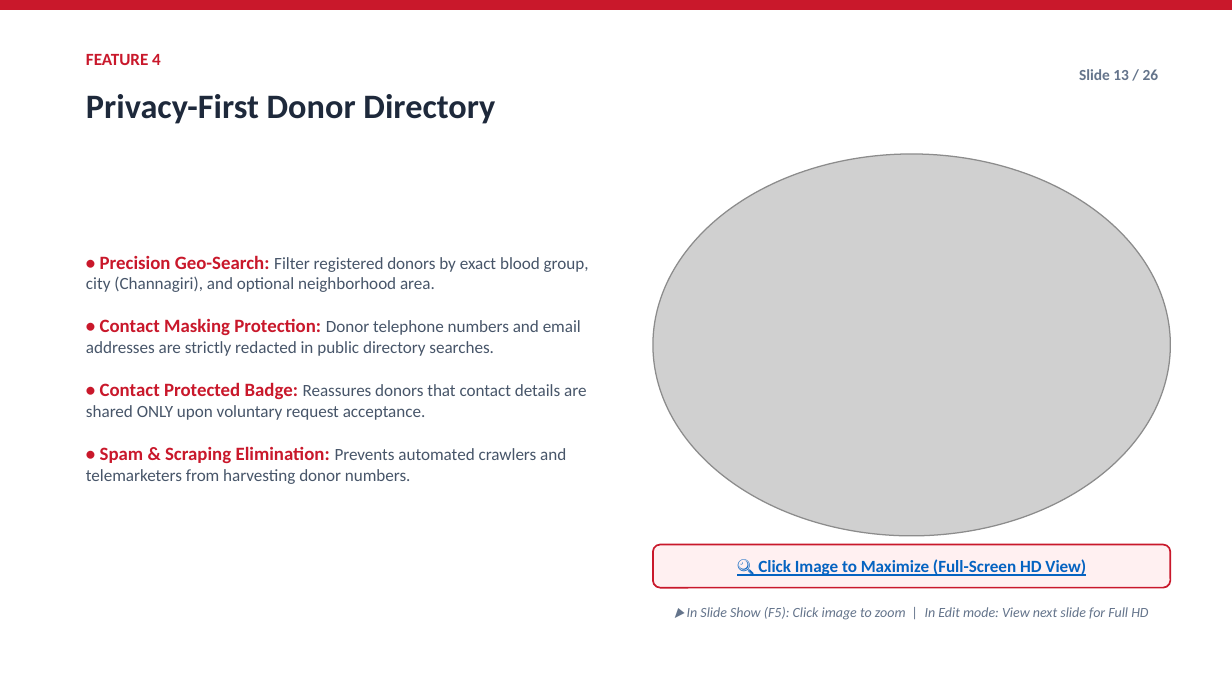
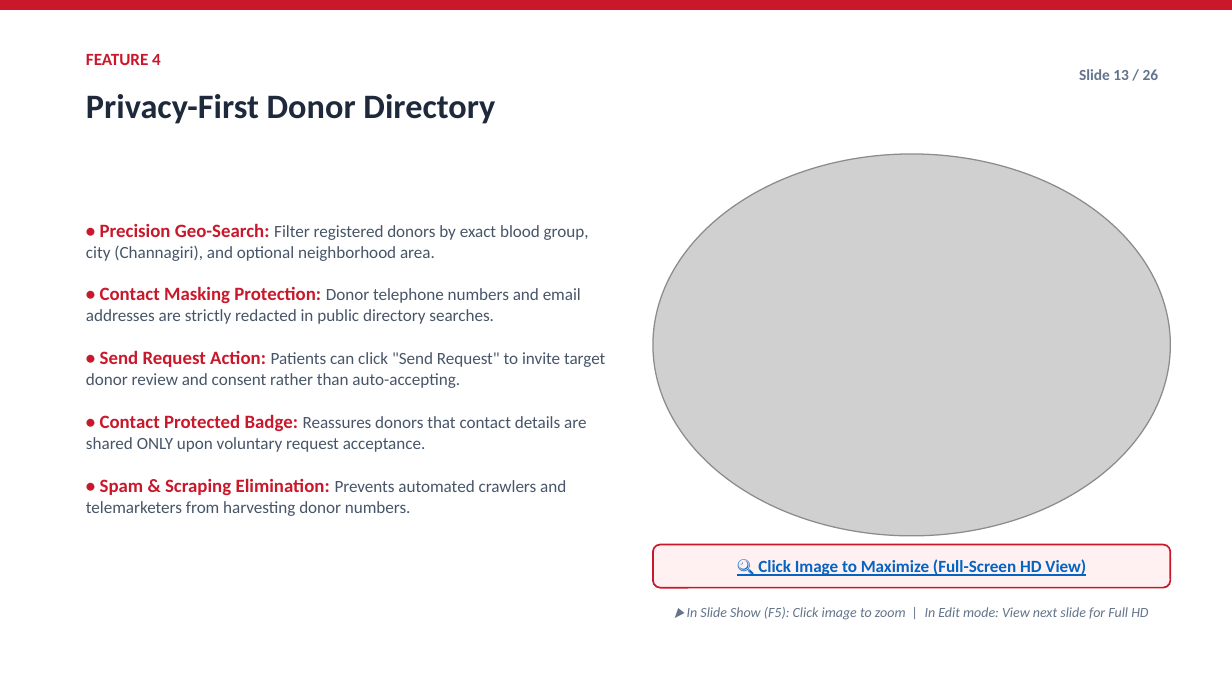
Before and after one commit to mujahidateeb/smart-blood-donor-finder, a slide deck: slide 13 of PRESENTATION_DECK.pptx. Drawn at 1232x693 pixels with LibreOffice and Linux fonts; fonts in the diff are those of the drawing; grey boxes stand for pictures. Boxes give left, top, right and bottom in pixels: in the first picture for what was removed or moved away, otherwise in the second. Text is boxed around its words. In the diff, an @@ line names an element or a change of style, - is before the commit and + after.

Commit message:
Donors process updated

```diff
--- a/PRESENTATION_DECK.pptx
+++ b/PRESENTATION_DECK.pptx
@@ text at [86, 223, 605, 516]: text changed @@
-• Precision Geo-Search: Filter registered donors by exact blood group, city (Channagiri), and optional neighborhood area.
-• Contact Masking Protection: Donor telephone numbers and email addresses are strictly redacted in public directory searches.
-• Contact Protected Badge: Reassures donors that contact details are shared ONLY upon voluntary request acceptance.
-• Spam & Scraping Elimination: Prevents automated crawlers and telemarketers from harvesting donor numbers.
+• Precision Geo-Search: Filter registered donors by exact blood group, city (Channagiri), and optional neighborhood area.
+• Contact Masking Protection: Donor telephone numbers and email addresses are strictly redacted in public directory searches.
+• Send Request Action: Patients can click "Send Request" to invite target donor review and consent rather than auto-accepting.
+• Contact Protected Badge: Reassures donors that contact details are shared ONLY upon voluntary request acceptance.
+• Spam & Scraping Elimination: Prevents automated crawlers and telemarketers from harvesting donor numbers.
```
Also in this commit, not shown: 7 other slides changed, 20 other files.
